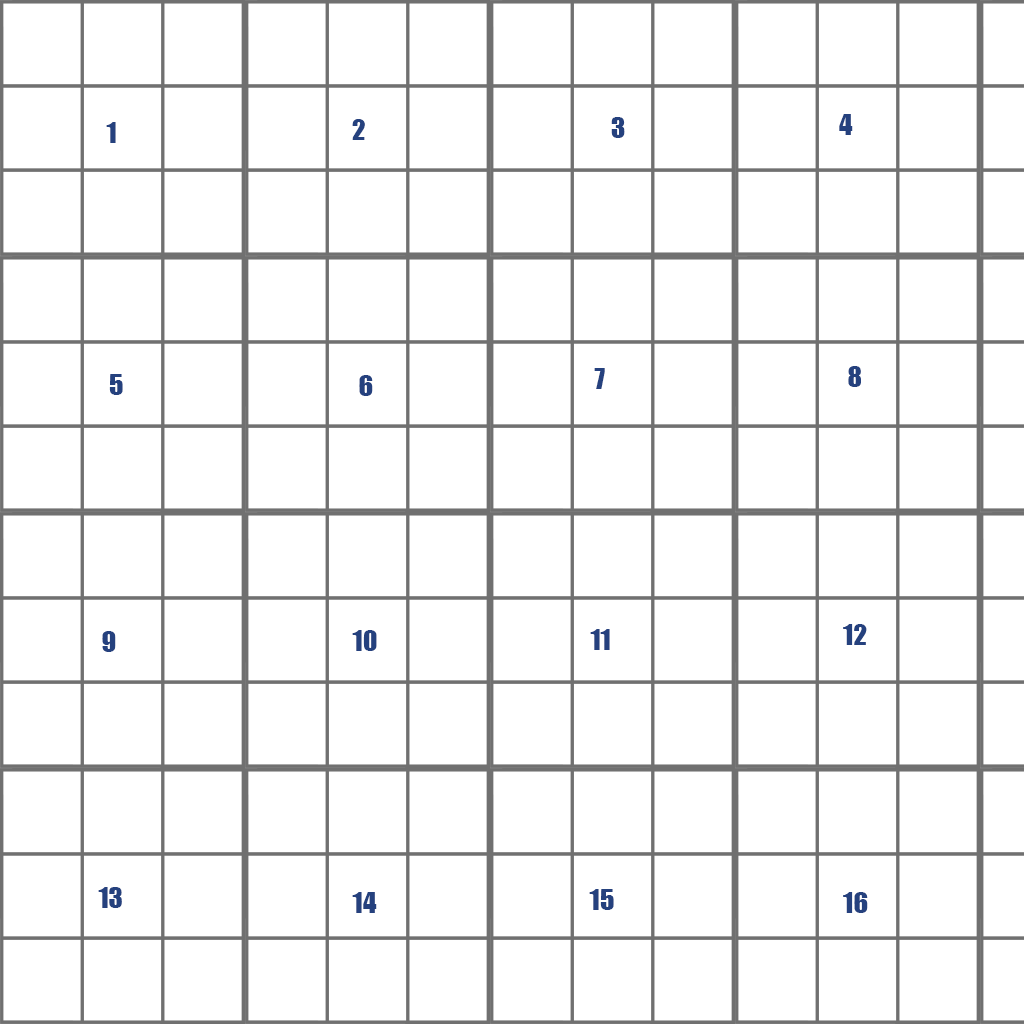
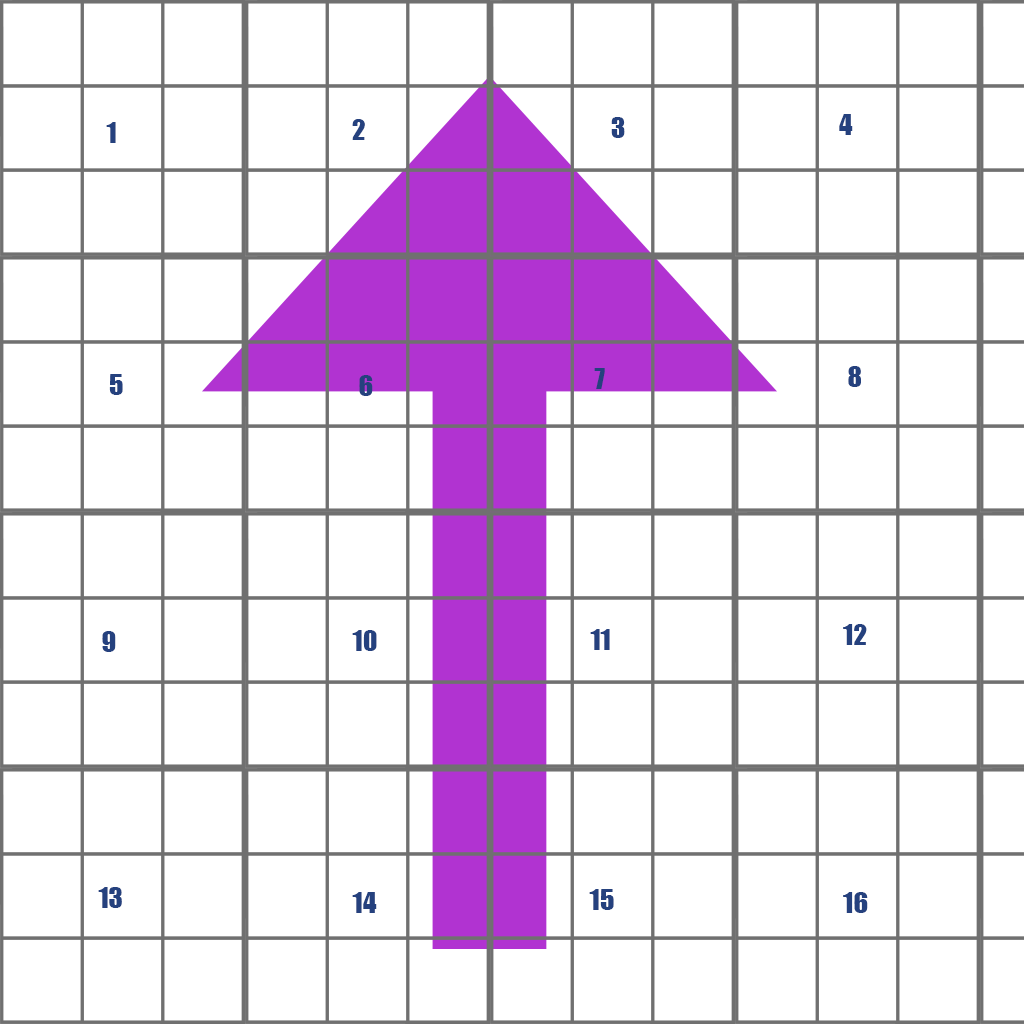
The second w=1024, h=1024 image is a revision of the first. Changes to its layers:
painted on "Shape 1 copy 15" over [0, 904, 81, 1021]
painted on "Shape 1 copy 10" over [0, 648, 81, 765]
painted on "Shape 1 copy 5" over [0, 392, 81, 509]
painted on "Shape 1" over [0, 136, 81, 253]
added layer "Shape 2" above "Layer 0" over [202, 78, 777, 949]
